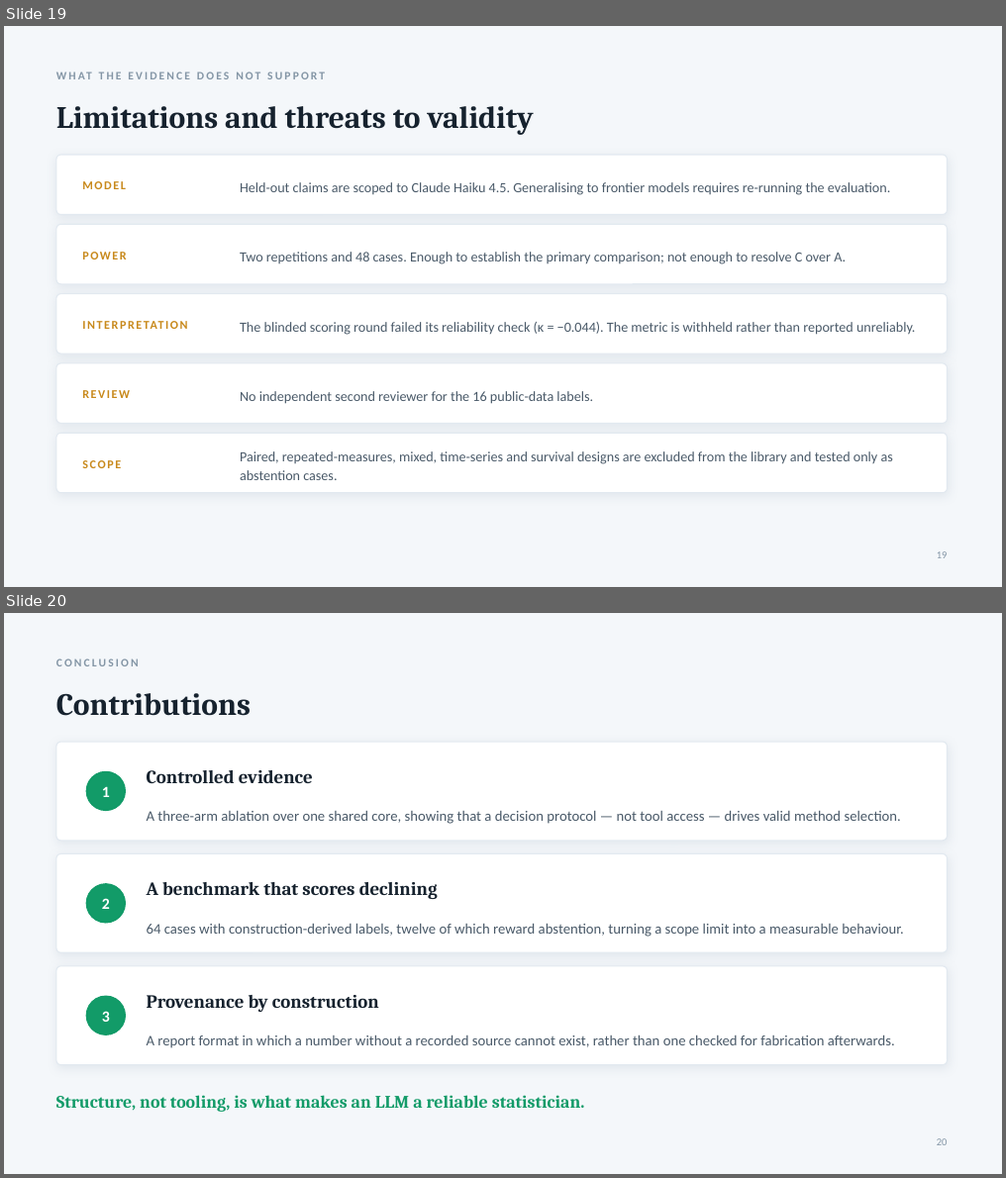
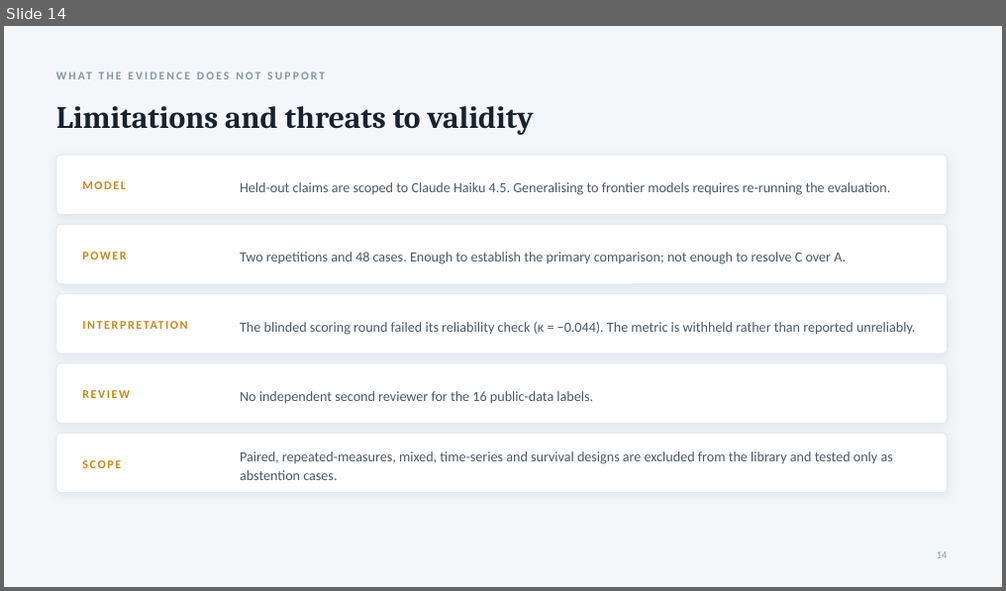
Before and after one commit to Vishal4507/AI_statistician, a slide deck: docs/AI_Statistician_Presentation.pptx. Shown one above the other, each under a label of ours: slides 19 and 20 before the commit, slide 14 after it. The pictures are 1006x1178 and 1006x591 pixels, drawn with LibreOffice and Linux fonts; fonts in the diff are those of the drawing. Boxes give left, top, right and bottom in pixels: in the first picture for what was removed or moved away, otherwise in the second. Text is boxed around its words. In the diff, an @@ line names an element or a change of style, - is before the commit and + after.

```diff
--- a/docs/AI_Statistician_Presentation.pptx
+++ b/docs/AI_Statistician_Presentation.pptx
@@ slide 20 removed at [4, 613, 1002, 1174], background #F4F7FA @@
@@ text removed at [56, 659, 139, 666] @@
-CONCLUSION
@@ text removed at [56, 693, 251, 716] @@
-Contributions
@@ rounded rectangle removed at [56, 742, 947, 841] @@
@@ ellipse removed at [86, 771, 126, 811] @@
@@ text removed at [102, 786, 110, 797] @@
-1
@@ text removed at [147, 770, 313, 783] @@
-Controlled evidence
@@ text removed at [147, 811, 901, 824] @@
-A three-arm ablation over one shared core, showing that a decision protocol — not tool access — drives valid method selection.
@@ rounded rectangle removed at [56, 854, 947, 953] @@
@@ ellipse removed at [86, 884, 126, 923] @@
@@ text removed at [102, 898, 110, 909] @@
-2
@@ text removed at [147, 882, 438, 899] @@
-A benchmark that scores declining
@@ text removed at [147, 924, 903, 937] @@
-64 cases with construction-derived labels, twelve of which reward abstention, turning a scope limit into a measurable behaviour.
@@ rounded rectangle removed at [56, 966, 947, 1065] @@
@@ ellipse removed at [86, 996, 126, 1035] @@
@@ text removed at [147, 995, 379, 1012] @@
-Provenance by construction
@@ text removed at [102, 1011, 110, 1022] @@
-3
@@ text removed at [147, 1036, 895, 1049] @@
-A report format in which a number without a recorded source cannot exist, rather than one checked for fabrication afterwards.
@@ text removed at [56, 1095, 585, 1112] @@
-Structure, not tooling, is what makes an LLM a reliable statistician.
@@ text removed at [937, 1139, 947, 1146] @@
-20
@@ what was slide 19 is now slide 14 @@
```
Also in this commit, not shown: 5 other slides changed, 5 slides added, 10 other slides removed, 14 other files.
